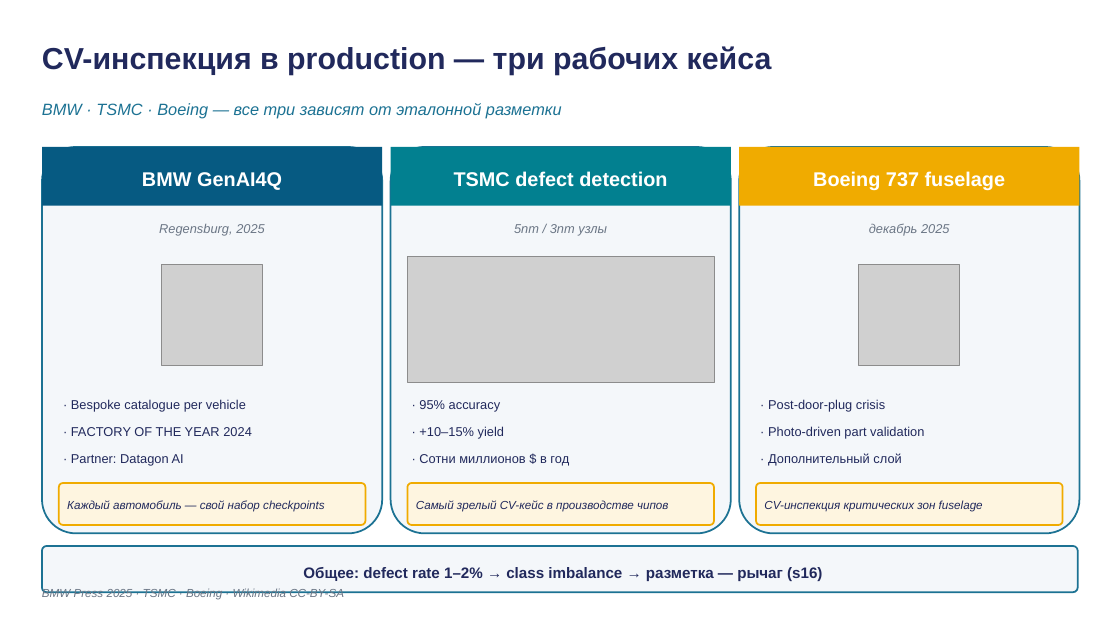
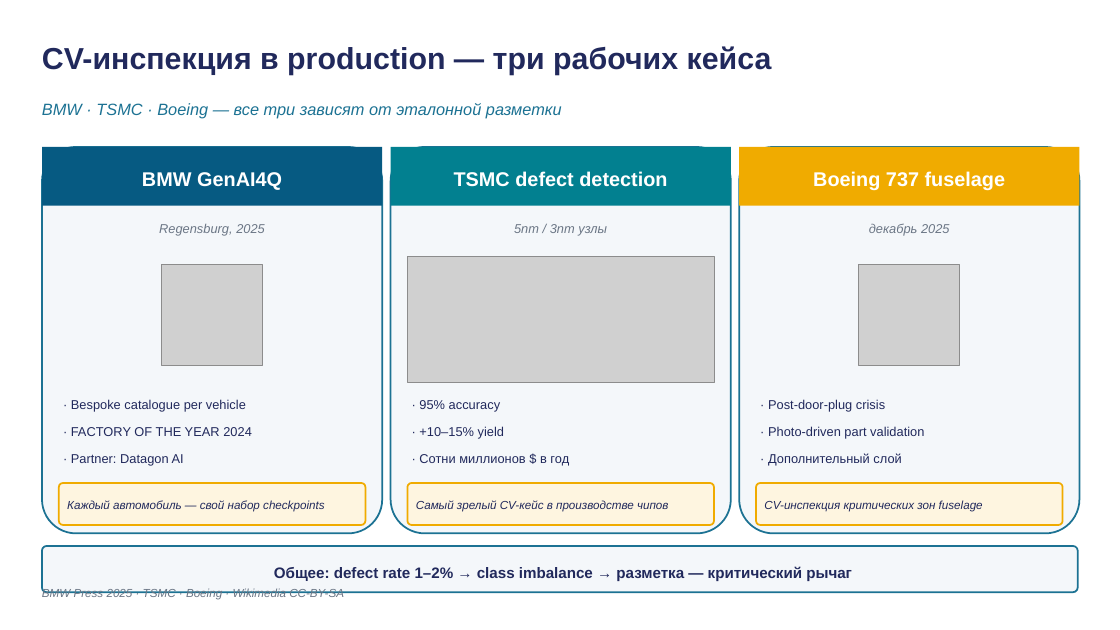
Before and after one commit to tellina-study/AI-usage-lessons, a slide deck: slide 14 of library/lectures/lec-11/rendered/lec-11.pptx. Drawn at 1120x630 pixels with LibreOffice and Linux fonts; fonts in the diff are those of the drawing; grey boxes stand for pictures. Boxes give left, top, right and bottom in pixels: in the first picture for what was removed or moved away, otherwise in the second. Text is boxed around its words. In the diff, an @@ line names an element or a change of style, - is before the commit and + after.

```diff
--- a/library/lectures/lec-11/rendered/lec-11.pptx
+++ b/library/lectures/lec-11/rendered/lec-11.pptx
@@ text at (x1=274, y1=566, x2=852, y2=581): text changed @@
-Общее: defect rate 1–2% → class imbalance → разметка — рычаг (s16)
+Общее: defect rate 1–2% → class imbalance → разметка — критический рычаг
```
Also in this commit, not shown: 2 other files.
